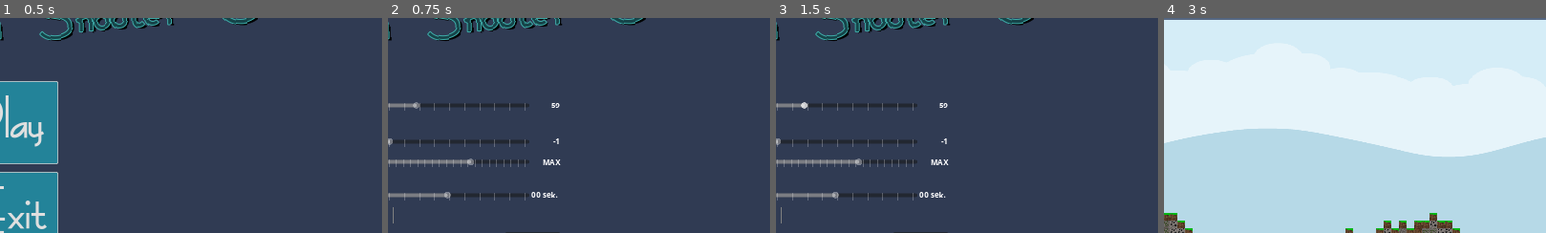
Above: before the commit, frames 1-4 (left to right).
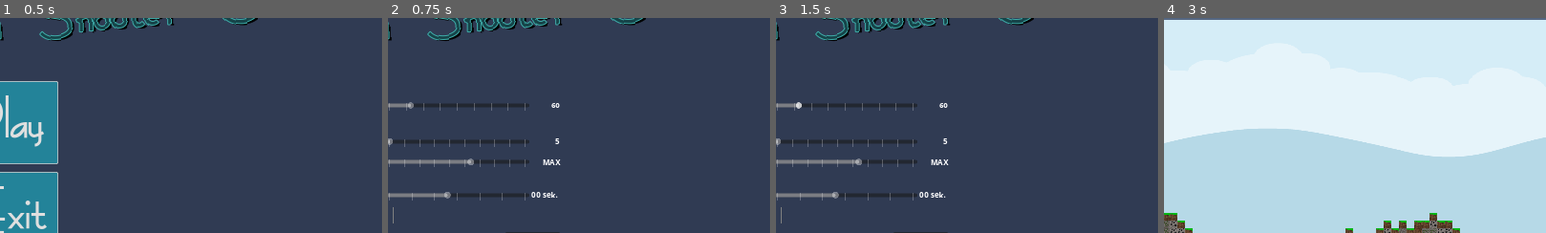
Above: after the commit, the same moments.

Repository: Coding-4Fun/Just4Fun_Mini_Shootergame
Game: Godot game, scene res://UI/MainMenuUI/MainMenuUI.tscn
Same seed, same stepped clock (60 frames per second), same inputs: the game is played once before the commit and once after it.
Inputs:
- Up to frame 1 (0.5 s): no input
- Up to frame 2 (0.75 s): click "Play" at 0.5 s
- Up to frame 3 (1.5 s): click "Max Play Time" at 1.25 s
- Up to frame 4 (3 s): click "Max Play Time" at 2 s; click "Start Game" at 2.75 s
The pictures show only the part of the screen within x 49-99%, y 15-65%; the shares and areas given below are measured in that part.

Frame 1 is identical in both runs. In frame 2, 0.6% of the frame differs, in the area x 2-45%, y 39-85%; in frame 3, 0.6%; in frame 4, nothing differs.

Commit message:
Upd: Default Values and ticks for slider

Diff:
--- a/UI/GameSettingsDialog/GameSettings.tscn
+++ b/UI/GameSettingsDialog/GameSettings.tscn
@@ -78,13 +78,13 @@
 layout_mode = 2
 size_flags_horizontal = 8
 size_flags_vertical = 5
-min_value = -1.0
+min_value = 30.0
 max_value = 600.0
 step = 30.0
-value = 59.0
-rounded = true
-editable = false
-tick_count = 10
+value = 60.0
+rounded = true
+editable = false
+tick_count = 9
 ticks_on_borders = true
 
 [node name="labelMaxGameTime" type="Label" parent="centerContainer/vBoxContainer/vBoxGamePlayConditions/hBoxContainerMaxGameTimer"]
@@ -121,9 +121,9 @@
 layout_mode = 2
 size_flags_horizontal = 3
 size_flags_vertical = 5
-min_value = -1.0
+min_value = 5.0
 step = 10.0
-value = 49.0
+value = 25.0
 rounded = true
 editable = false
 tick_count = 10
@@ -161,7 +161,7 @@
 value = 200.0
 rounded = true
 editable = false
-tick_count = 20
+tick_count = 10
 ticks_on_borders = true
 
 [node name="labelMaxScore" type="Label" parent="centerContainer/vBoxContainer/hBoxContainerMaxScore"]
@@ -203,7 +203,7 @@
 value = 6.0
 rounded = true
 editable = false
-tick_count = 10
+tick_count = 7
 ticks_on_borders = true
 
 [node name="labelMaxGameTime" type="Label" parent="centerContainer/vBoxContainer/vBoxDummyTimer/hBoxTargetTimer"]
